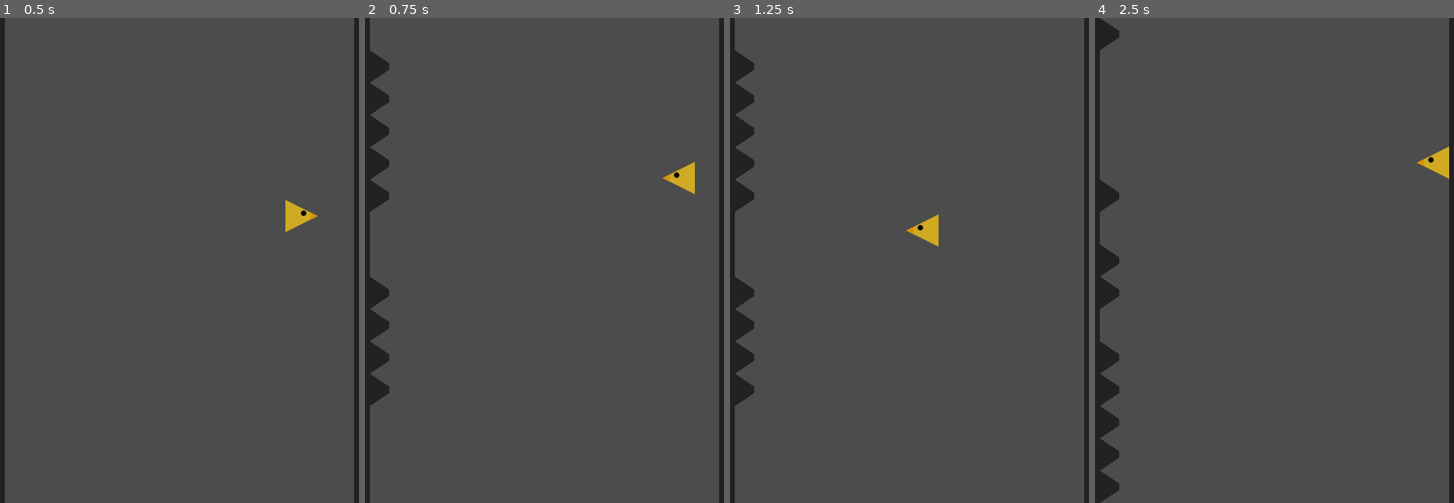
Above: before the commit, frames 1-4 (left to right).
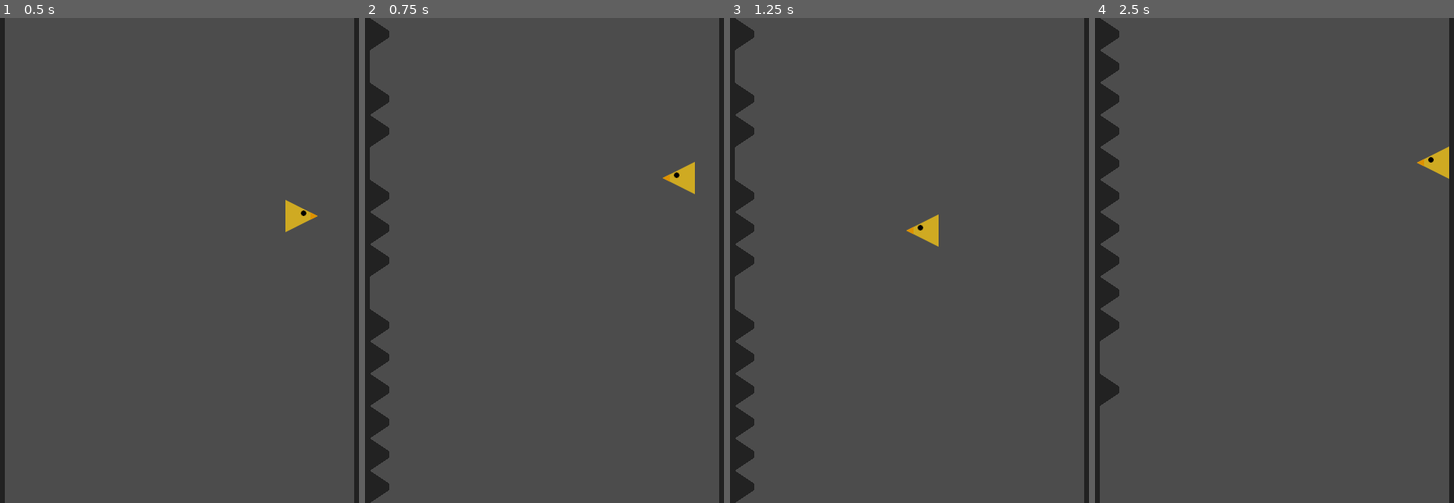
Above: after the commit, the same moments.

Repository: karmek-k/jumpbird
Game: Godot game, scene res://scenes/Game.tscn
Same seed, same stepped clock (60 frames per second), same inputs: the game is played once before the commit and once after it.
Inputs:
- Up to frame 1 (0.5 s): no input
- Up to frame 2 (0.75 s): hold Up (ui_up) from 0.53 s (still down)
- Up to frame 3 (1.25 s): keep holding Up (ui_up)
- Up to frame 4 (2.5 s): release Up (ui_up) at 1.28 s; hold Up (ui_up) from 2.03 s (still down)

Frame 1 is identical in both runs. In frame 2, 1.9% of the frame differs, in the area x 1-7%, y 0-100%; in frame 3, 1.9%; in frame 4, 2.2%, in the area x 1-7%, y 6-100%.

Commit message:
Make the game a bit harder

Diff:
--- a/scenes/Game.tscn
+++ b/scenes/Game.tscn
@@ -9,6 +9,7 @@
 extents = Vector2( 4, 300 )
 
 [sub_resource type="RectangleShape2D" id=1]
+extents = Vector2( 10, 2 )
 
 [node name="Node2D" type="Node2D"]
 script = ExtResource( 4 )
--- a/scripts/Root.gd
+++ b/scripts/Root.gd
@@ -3,7 +3,7 @@
 
 export var spike_height = 40
 export var min_holes = 3
-export var max_holes = 7
+export var max_holes = 5
 
 var spike_scene = preload("res://scenes/Spike.tscn")
 
@@ -59,6 +59,6 @@
 		spike.position.y = spike_y
 
 		if facing_right:
-			spike.rotation = PI
+			spike.rotation = PI  # in radians
 
 		$Spikes.add_child(spike)
